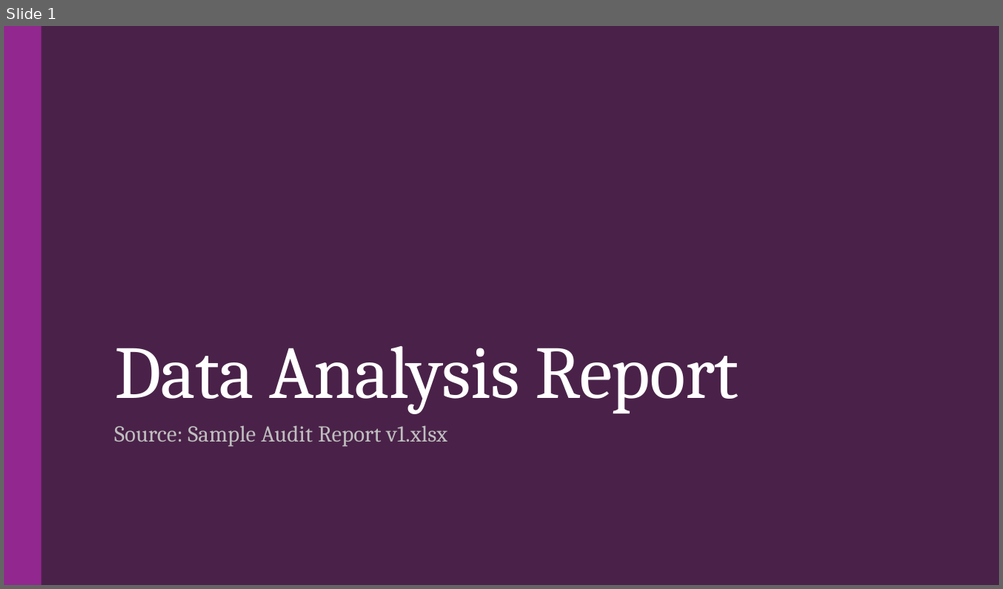
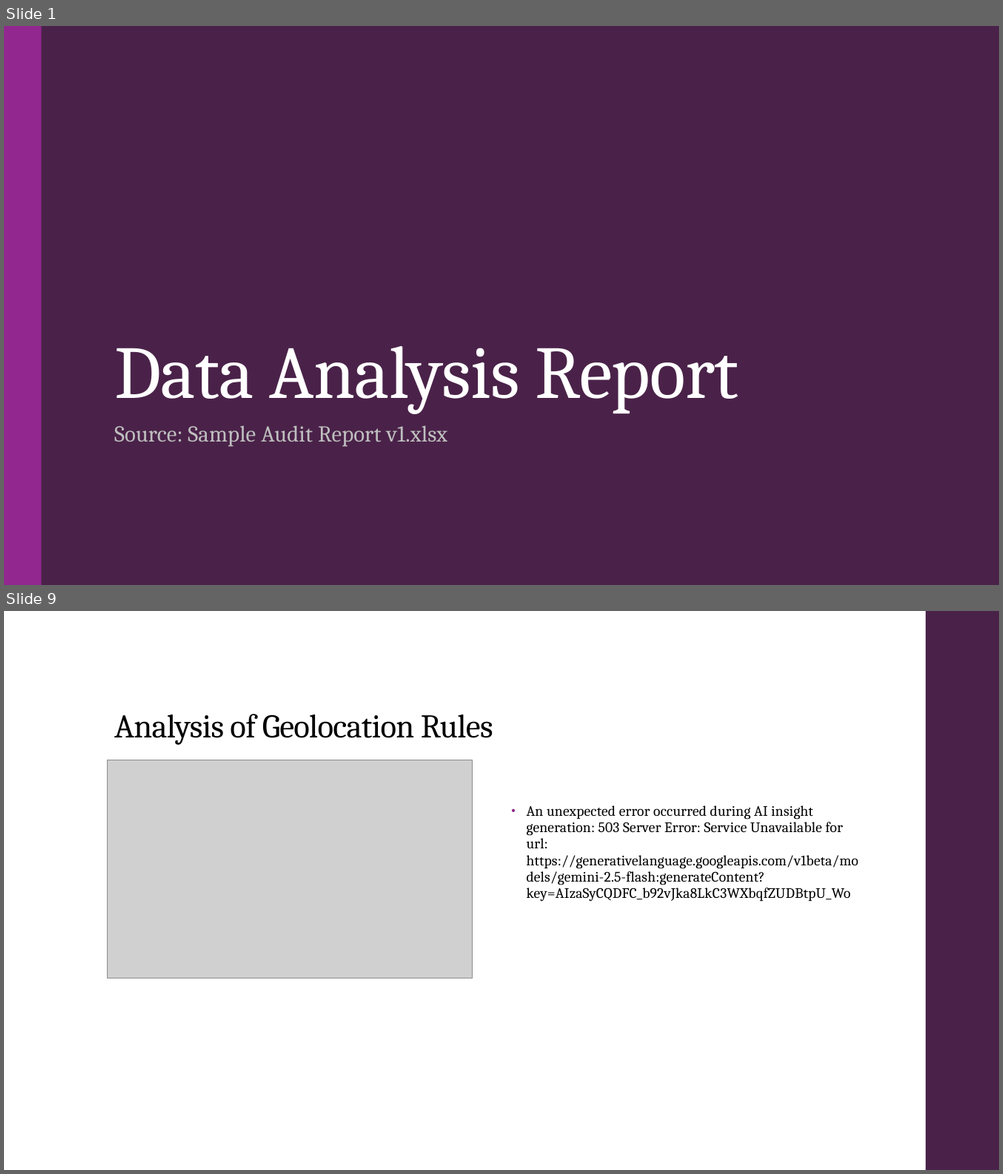
Before and after one commit to droy117/GT_Assignment_PPT_Ex, a slide deck: Debak/Data_Analysis_Report_Report.pptx. Shown one above the other, each under a label of ours: slide 1 before the commit, slides 1 and 9 after it; the slides between them are not shown. The pictures are 1003x589 and 1003x1174 pixels, drawn with LibreOffice and Linux fonts; fonts in the diff are those of the drawing; grey boxes stand for pictures. Boxes give left, top, right and bottom in pixels: in the first picture for what was removed or moved away, otherwise in the second. Text is boxed around its words. In the diff, an @@ line names an element or a change of style, - is before the commit and + after.

Commit message:
add AI insights

```diff
--- a/Debak/Data_Analysis_Report_Report.pptx
+++ b/Debak/Data_Analysis_Report_Report.pptx
@@ slide 9 added at bbox=[4, 611, 999, 1170], background #FFFFFF @@
@@ rectangle added at bbox=[925, 611, 999, 1170], fill #4A2249 @@
@@ title added at bbox=[114, 714, 493, 745], 32 pt, text #000000 @@
+Analysis of Geolocation Rules
@@ picture added at bbox=[107, 760, 472, 979] @@
@@ text added at bbox=[526, 806, 858, 902], 14 pt, text #000000 @@
+• An unexpected error occurred during AI insight generation: 503 Server Error: Service Unavailable for url: https://generativelanguage.googleapis.com/v1beta/models/gemini-2.5-flash:generateContent?key=AIzaSyCQDFC_b92vJka8LkC3WXbqfZUDBtpU_Wo
```
Also in this commit, not shown: 3 slides changed, 10 other slides added, 9 slides removed, 6 other files.
